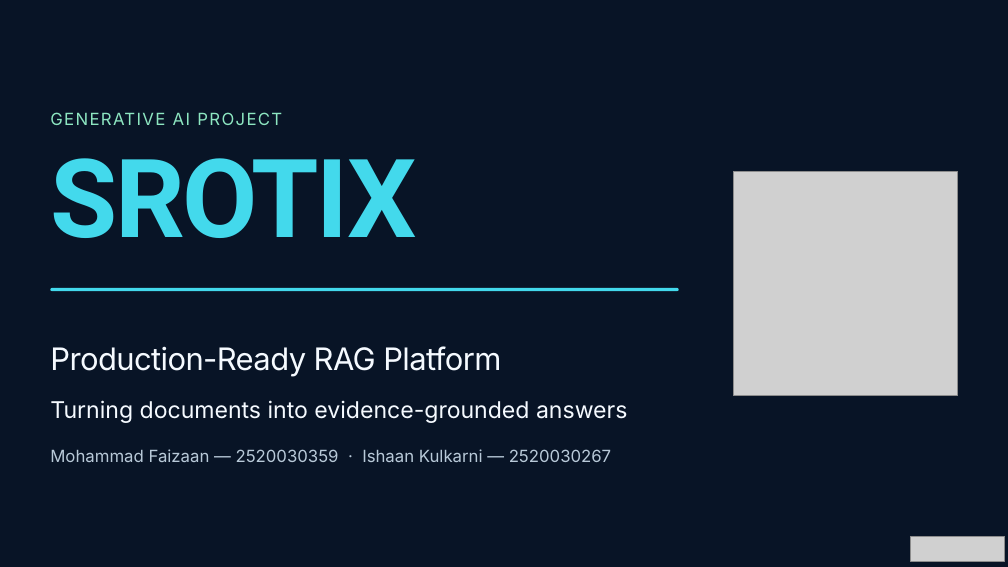
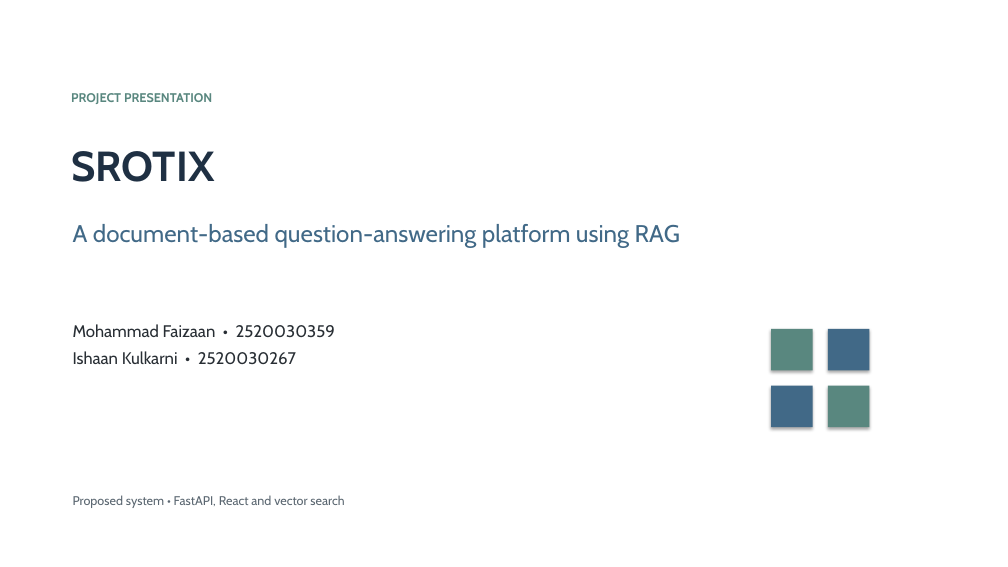
Before and after one commit to faizaanmd2908-design/Y25-Gen-AI-2520030359, a slide deck: slide 1 of Project/PPT.pptx. Drawn at 1008x567 pixels with LibreOffice and Linux fonts; fonts in the diff are those of the drawing; grey boxes stand for pictures; background and template pictures are left out. Boxes give left, top, right and bottom in pixels: in the first picture for what was removed or moved away, otherwise in the second. Text is boxed around its words. In the diff, an @@ line names an element or a change of style, - is before the commit and + after.

Commit message:
Update Project and Skill folders

```diff
--- a/Project/PPT.pptx
+++ b/Project/PPT.pptx
@@ background #081426 to #FFFFFF @@
@@ text at (x1=71, y1=93, x2=212, y2=104): text changed; size 16 to 12 pt; font Inter to Cabin; text colour #8DE6C1 to #59877F; bold on @@
-GENERATIVE AI PROJECT
+PROJECT PRESENTATION
@@ text "SROTIX" moved from (x1=50, y1=158, x2=416, y2=238) to (x1=71, y1=151, x2=214, y2=182) @@
@@ text "SROTIX" at (x1=71, y1=151, x2=214, y2=182): size 104 to 40 pt, font Roboto to Cabin, text colour #43D9EC to #1F3043, letter spacing -2.1 to 0 pt; line spacing 0.85 to 1; more space between paragraphs @@
@@ picture removed at (x1=734, y1=172, x2=958, y2=396) @@
@@ text added at (x1=73, y1=224, x2=680, y2=248), 23 pt, text #416987 @@
+A document-based question-answering platform using RAG
@@ rounded rectangle removed at (x1=51, y1=288, x2=679, y2=291) @@
@@ text at (x1=73, y1=324, x2=335, y2=365): text changed; font Inter to Cabin; text colour #B8C9D8 to #282E34 @@
-Mohammad Faizaan — 2520030359 · Ishaan Kulkarni — 2520030267
+Mohammad Faizaan • 2520030359
+Ishaan Kulkarni • 2520030267
@@ rectangle added at (x1=771, y1=329, x2=813, y2=371), fill #59877F @@
@@ rectangle added at (x1=828, y1=329, x2=870, y2=371), fill #416987 @@
@@ text removed at (x1=50, y1=346, x2=501, y2=376) @@
-Production-Ready RAG Platform
@@ rectangle added at (x1=771, y1=386, x2=813, y2=427), fill #416987 @@
@@ rectangle added at (x1=828, y1=386, x2=870, y2=427), fill #59877F @@
@@ text removed at (x1=50, y1=400, x2=627, y2=423) @@
-Turning documents into evidence-grounded answers
@@ text added at (x1=73, y1=495, x2=344, y2=508), 12 pt, text #5B6771 @@
+Proposed system • FastAPI, React and vector search
@@ picture removed at (x1=910, y1=536, x2=1005, y2=561) @@
```
Also in this commit, not shown: 1 other slide changed, 7 slides added, 7 slides removed, 29 other files.
